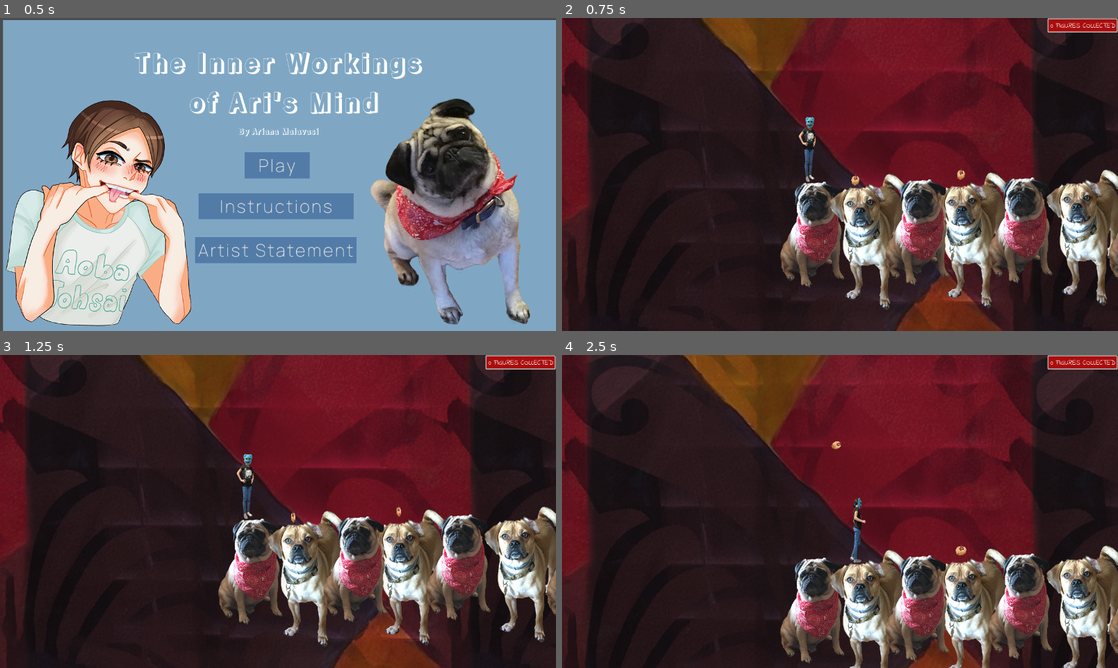
Above: before the commit, frames 1-4 (two rows, left to right).
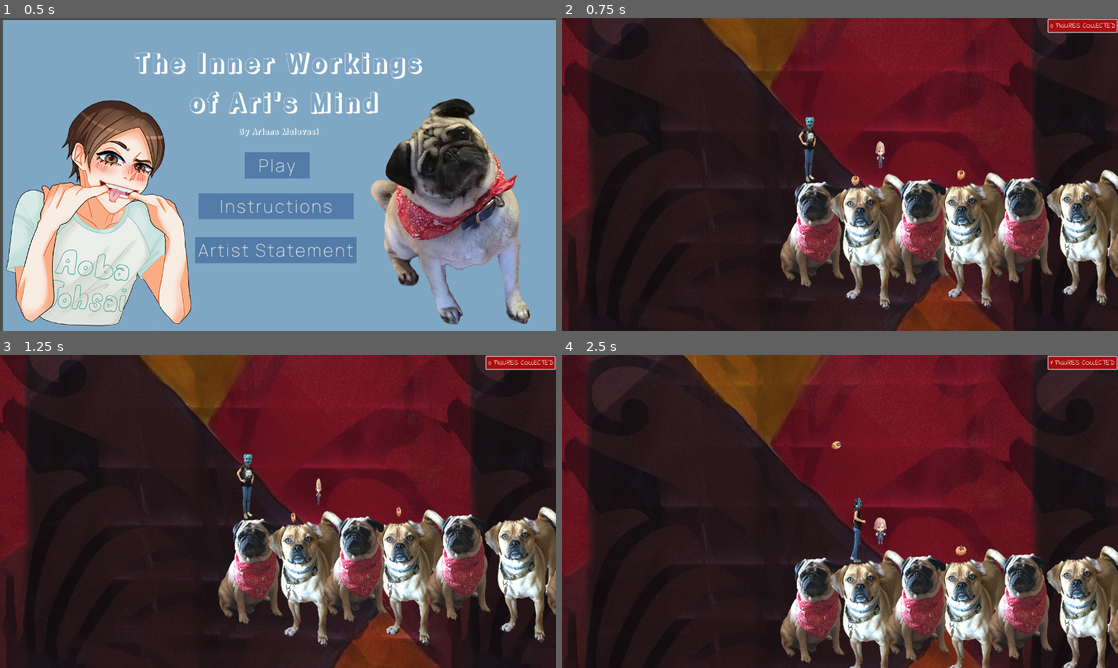
Above: after the commit, the same moments.

Repository: aemalavasi/AR218_Malavasi
Game: Godot game, scene res://Scenes/Menu.tscn
Same seed, same stepped clock (60 frames per second), same inputs: the game is played once before the commit and once after it.
Inputs:
- Up to frame 1 (0.5 s): no input
- Up to frame 2 (0.75 s): click "Play" at 0.5 s
- Up to frame 3 (1.25 s): no input
- Up to frame 4 (2.5 s): hold D (right) from 1.28 s (still down); tap Space (jump) at 1.52, 2.27 s

Frame 1 is identical in both runs. In frame 2, 0.2% of the frame differs, in the area x 56-100%, y 0-48%; in frame 3, 0.2%; in frame 4, 0.4%, in the area x 56-100%, y 0-61%.

Commit message:
more updates

Diff:
--- a/AR 218 Platformer/Scenes/Collectable Cookie.gd
+++ b/AR 218 Platformer/Scenes/Collectable Cookie.gd
@@ -4,6 +4,7 @@
 
 func _on_Collectable_Cookie_body_entered(body):
 	Global.score = Global.score + 1
+	print(Global.score)
 
 	emit_signal("coin_collected")
 
@@ -18,9 +19,3 @@
 
 		queue_free()
 	pass # Replace with function body.
-
-
-
-
-func _on_Collectable_coin_collected():
-	pass # Replace with function body.
--- a/AR 218 Platformer/Scenes/Collectable Cookie.tscn
+++ b/AR 218 Platformer/Scenes/Collectable Cookie.tscn
@@ -47,28 +47,29 @@
 "values": [ Vector2( 0.118297, 0.120851 ), Vector2( -0.118, 0.121 ), Vector2( 0.118297, 0.120851 ) ]
 }
 
-[sub_resource type="CapsuleShape2D" id=1]
+[sub_resource type="CapsuleShape2D" id=3]
 radius = 15.1349
 height = 0.0
 
 [node name="Collectable Cookie" type="Area2D"]
 position = Vector2( 0, -80 )
 rotation = 6.28319
+collision_layer = 8
 script = ExtResource( 2 )
 
 [node name="AnimationPlayer" type="AnimationPlayer" parent="."]
 autoplay = "FakeRotate"
-anims/Bounce = SubResource( 3 )
+anims/Bounce = SubResource( 1 )
 anims/FakeRotate = SubResource( 2 )
 
 [node name="Sprite" type="Sprite" parent="."]
 position = Vector2( 0.430138, 2.85745 )
-scale = Vector2( 0.112465, 0.120906 )
+scale = Vector2( 0.118297, 0.120851 )
 texture = ExtResource( 1 )
 
 [node name="CollisionShape2D" type="CollisionShape2D" parent="."]
 position = Vector2( 0.769699, 2.80842 )
-shape = SubResource( 1 )
+shape = SubResource( 3 )
 
 [connection signal="body_entered" from="." to="." method="_on_Collectable_Cookie_body_entered"]
 [connection signal="animation_finished" from="AnimationPlayer" to="." method="_on_AnimationPlayer_animation_finished"]
--- a/AR 218 Platformer/Scenes/Collectable.tscn
+++ b/AR 218 Platformer/Scenes/Collectable.tscn
@@ -2,7 +2,7 @@
 
 [ext_resource path="res://Sprites/banri sprite.png" type="Texture" id=1]
 
-[sub_resource type="GDScript" id=7]
+[sub_resource type="GDScript" id=1]
 script/source = "extends Area2D
 
 signal coin_collected
@@ -11,6 +11,7 @@
 	Global.score = Global.score + 1
 
 	emit_signal(\"coin_collected\")
+
 
 	$AnimationPlayer.play(\"Bounce\")
 	pass # Replace with function body.
@@ -27,38 +28,49 @@
 
 
 
-func _on_Collectable_coin_collected():
-	pass # Replace with function body.
+
 "
 
-[sub_resource type="Animation" id=1]
-resource_name = "Bounce"
+[sub_resource type="Animation" id=2]
+length = 2.0
 tracks/0/type = "value"
-tracks/0/path = NodePath("Sprite:position")
+tracks/0/path = NodePath(".:position")
 tracks/0/interp = 1
 tracks/0/loop_wrap = true
 tracks/0/imported = false
 tracks/0/enabled = true
 tracks/0/keys = {
-"times": PoolRealArray( 0, 0.8, 1 ),
+"times": PoolRealArray( 0, 1.4, 2 ),
 "transitions": PoolRealArray( 1, 1, 1 ),
 "update": 0,
-"values": [ Vector2( 90.5638, 94.0736 ), Vector2( 90.564, -94.074 ), Vector2( 90.564, -70 ) ]
+"values": [ Vector2( 0.226364, -0.625656 ), Vector2( 0.226, -100 ), Vector2( 0.226, -80 ) ]
 }
 tracks/1/type = "value"
-tracks/1/path = NodePath("Sprite:scale")
+tracks/1/path = NodePath(".:rotation_degrees")
 tracks/1/interp = 1
 tracks/1/loop_wrap = true
 tracks/1/imported = false
 tracks/1/enabled = true
 tracks/1/keys = {
-"times": PoolRealArray( 0.6, 0.8, 1 ),
-"transitions": PoolRealArray( 1, 1, 1 ),
+"times": PoolRealArray( 0, 0.7, 1, 1.2, 2 ),
+"transitions": PoolRealArray( 1, 1, 1, 1, 1 ),
 "update": 0,
-"values": [ Vector2( 0.29, 0.3 ), Vector2( -0.29, 0.3 ), Vector2( 0.29, 0.3 ) ]
+"values": [ 0.0, 0.0, 46.8, -65.4, 0.0 ]
+}
+tracks/2/type = "value"
+tracks/2/path = NodePath(".:scale")
+tracks/2/interp = 1
+tracks/2/loop_wrap = true
+tracks/2/imported = false
+tracks/2/enabled = true
+tracks/2/keys = {
+"times": PoolRealArray(  ),
+"transitions": PoolRealArray(  ),
+"update": 0,
+"values": [  ]
 }
 
-[sub_resource type="Animation" id=2]
+[sub_resource type="Animation" id=3]
 length = 2.0
 loop = true
 tracks/0/type = "value"
@@ -74,66 +86,59 @@
 "values": [ Vector2( 0.102565, 0.114707 ), Vector2( -0.103, 0.115 ), Vector2( 0.102565, 0.114707 ) ]
 }
 
-[sub_resource type="CircleShape2D" id=3]
-radius = 17.0368
+[sub_resource type="CircleShape2D" id=4]
+radius = 16.2963
 
-[sub_resource type="CapsuleShape2D" id=4]
+[sub_resource type="CapsuleShape2D" id=5]
 radius = 6.71553
 height = 4.83396
 
-[sub_resource type="CapsuleShape2D" id=5]
+[sub_resource type="CapsuleShape2D" id=6]
 radius = 3.56467
 height = 2.84268
 
-[sub_resource type="CapsuleShape2D" id=6]
+[sub_resource type="CapsuleShape2D" id=7]
 radius = 3.15399
 height = 7.114
 
 [node name="Collectable" type="Area2D"]
 position = Vector2( 0.226364, -0.625656 )
 collision_layer = 8
-script = SubResource( 7 )
+script = SubResource( 1 )
 
 [node name="AnimationPlayer" type="AnimationPlayer" parent="."]
 autoplay = "FakeRotate"
-anims/Bounce = SubResource( 1 )
-anims/FakeRotate = SubResource( 2 )
+anims/Bounce = SubResource( 2 )
+anims/FakeRotate = SubResource( 3 )
 
 [node name="Sprite" type="Sprite" parent="."]
-visible = false
-position = Vector2( 90.564, -70 )
+position = Vector2( -0.99926, 14.7532 )
 scale = Vector2( 0.102565, 0.114707 )
 texture = ExtResource( 1 )
 
 [node name="CollisionShape2D" type="CollisionShape2D" parent="."]
-visible = false
-position = Vector2( 36.4176, 30.0078 )
-shape = SubResource( 3 )
+position = Vector2( -0.582401, -0.492201 )
+shape = SubResource( 4 )
 
 [node name="CollisionShape2D2" type="CollisionShape2D" parent="."]
-visible = false
-position = Vector2( 35.9347, 49.635 )
-shape = SubResource( 4 )
+position = Vector2( -1.0653, 24.135 )
+shape = SubResource( 5 )
 
 [node name="CollisionShape2D3" type="CollisionShape2D" parent="."]
-visible = false
-position = Vector2( 27.5001, 48.617 )
-shape = SubResource( 5 )
+position = Vector2( -11.7499, 23.867 )
+shape = SubResource( 6 )
 
 [node name="CollisionShape2D6" type="CollisionShape2D" parent="."]
-visible = false
-position = Vector2( 46.0278, 47.8724 )
-shape = SubResource( 5 )
+position = Vector2( 9.7778, 24.1224 )
+shape = SubResource( 6 )
 
 [node name="CollisionShape2D4" type="CollisionShape2D" parent="."]
-visible = false
-position = Vector2( 40.2087, 64.5656 )
-shape = SubResource( 6 )
+position = Vector2( 2.7087, 39.8156 )
+shape = SubResource( 7 )
 
 [node name="CollisionShape2D5" type="CollisionShape2D" parent="."]
-visible = false
-position = Vector2( 33.3766, 64.9949 )
-shape = SubResource( 6 )
+position = Vector2( -4.1234, 39.4949 )
+shape = SubResource( 7 )
 
 [connection signal="body_entered" from="." to="." method="_on_Collectable_body_entered"]
 [connection signal="animation_finished" from="AnimationPlayer" to="." method="_on_AnimationPlayer_animation_finished"]
--- a/AR 218 Platformer/Scenes/Level1.tscn
+++ b/AR 218 Platformer/Scenes/Level1.tscn
@@ -1,8 +1,9 @@
-[gd_scene load_steps=14 format=2]
+[gd_scene load_steps=15 format=2]
 
 [ext_resource path="res://Scenes/Platform1.tscn" type="PackedScene" id=1]
 [ext_resource path="res://Scenes/Player.tscn" type="PackedScene" id=2]
 [ext_resource path="res://Scenes/Platform2_Sal.tscn" type="PackedScene" id=3]
+[ext_resource path="res://Scenes/Collectable.tscn" type="PackedScene" id=4]
 [ext_resource path="res://BackgroundSprites/CurtainBackground.png" type="Texture" id=5]
 [ext_resource path="res://BackgroundSprites/PaintingBackground.png" type="Texture" id=6]
 [ext_resource path="res://Fonts/IndieFlower-Regular.ttf" type="DynamicFontData" id=7]
@@ -84,6 +85,9 @@
 
 [node name="Collectables" type="Node2D" parent="."]
 
+[node name="Collectable" parent="Collectables" instance=ExtResource( 4 )]
+position = Vector2( 100.119, 164.977 )
+
 [node name="Collectable Cookie" parent="Collectables" instance=ExtResource( 10 )]
 position = Vector2( 40.5866, 235.025 )
 
@@ -96,8 +100,7 @@
 [node name="Enemies" type="Node2D" parent="."]
 
 [node name="Enemy" parent="Enemies" instance=ExtResource( 9 )]
-modulate = Color( 0.603922, 0.882353, 0.301961, 1 )
-position = Vector2( 678.661, 141.477 )
+position = Vector2( 682.366, 159.64 )
 
 [node name="Player" parent="." instance=ExtResource( 2 )]
 position = Vector2( 5.94292, 224.828 )
@@ -116,9 +119,9 @@
 anchor_right = 0.957
 anchor_bottom = 0.03
 margin_left = -57.04
-margin_top = 1.0
+margin_top = 2.25992
 margin_right = 54.04
-margin_bottom = 11.4
+margin_bottom = 12.6599
 custom_styles/panel = SubResource( 3 )
 __meta__ = {
 "_edit_use_anchors_": false
@@ -140,4 +143,8 @@
 "_edit_use_anchors_": false
 }
 
+[connection signal="coin_collected" from="Collectables/Collectable" to="HUD/ScoreLabel" method="_on_Collectable_coin_collected"]
+[connection signal="coin_collected" from="Collectables/Collectable Cookie" to="HUD/ScoreLabel" method="_on_Collectable_Cookie_coin_collected"]
+[connection signal="coin_collected" from="Collectables/Collectable Cookie2" to="HUD/ScoreLabel" method="_on_Collectable_Cookie2_coin_collected"]
+[connection signal="coin_collected" from="Collectables/Collectable Cookie3" to="HUD/ScoreLabel" method="_on_Collectable_Cookie3_coin_collected"]
 [connection signal="body_entered" from="Fallzone" to="Player" method="_on_Area2D_body_entered"]
--- a/AR 218 Platformer/Scenes/ScoreLabel.gd
+++ b/AR 218 Platformer/Scenes/ScoreLabel.gd
@@ -15,3 +15,19 @@
 	pass # Replace with function body.
 
 	text = String(Global.score) + my_string
+
+
+func _on_Collectable_Cookie_coin_collected():
+	pass # Replace with function body.
+
+	text = String(Global.score) + my_string
+
+func _on_Collectable_Cookie2_coin_collected():
+	pass # Replace with function body.
+
+	text =  String(Global.score) + my_string
+
+func _on_Collectable_Cookie3_coin_collected():
+	pass # Replace with function body.
+
+	text = String(Global.score) + my_string
--- a/AR 218 Platformer/project.godot
+++ b/AR 218 Platformer/project.godot
@@ -16,7 +16,7 @@
 
 [autoload]
 
-Global="*res://Global.gd"
+Global="*res://Scenes/Global.gd"
 
 [display]
 
Not shown: 1 places in AR 218 Platformer/Scenes/Collectable Cookie.tscn that only renumber resources
Renamed: AR 218 Platformer/Global.gd -> AR 218 Platformer/Scenes/Global.gd
